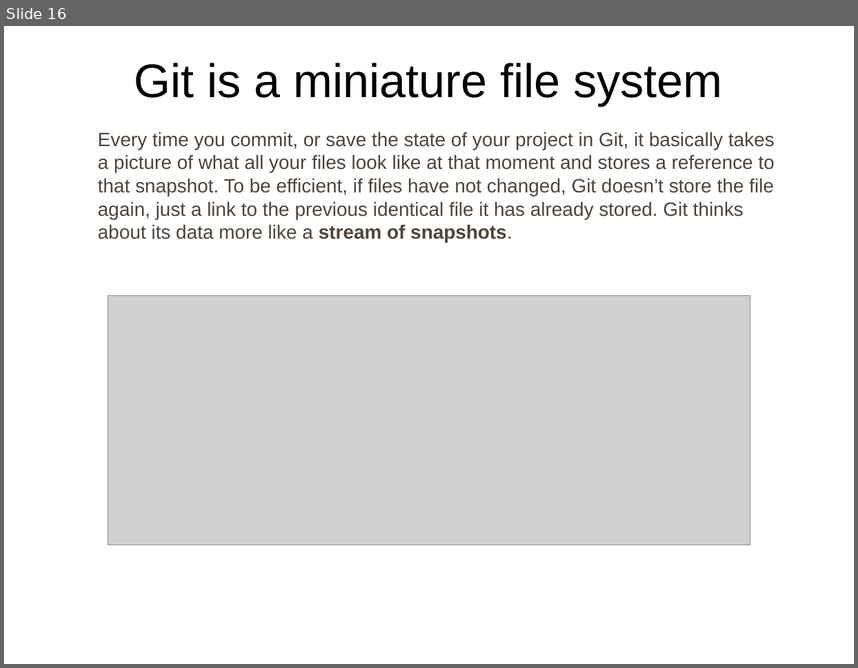
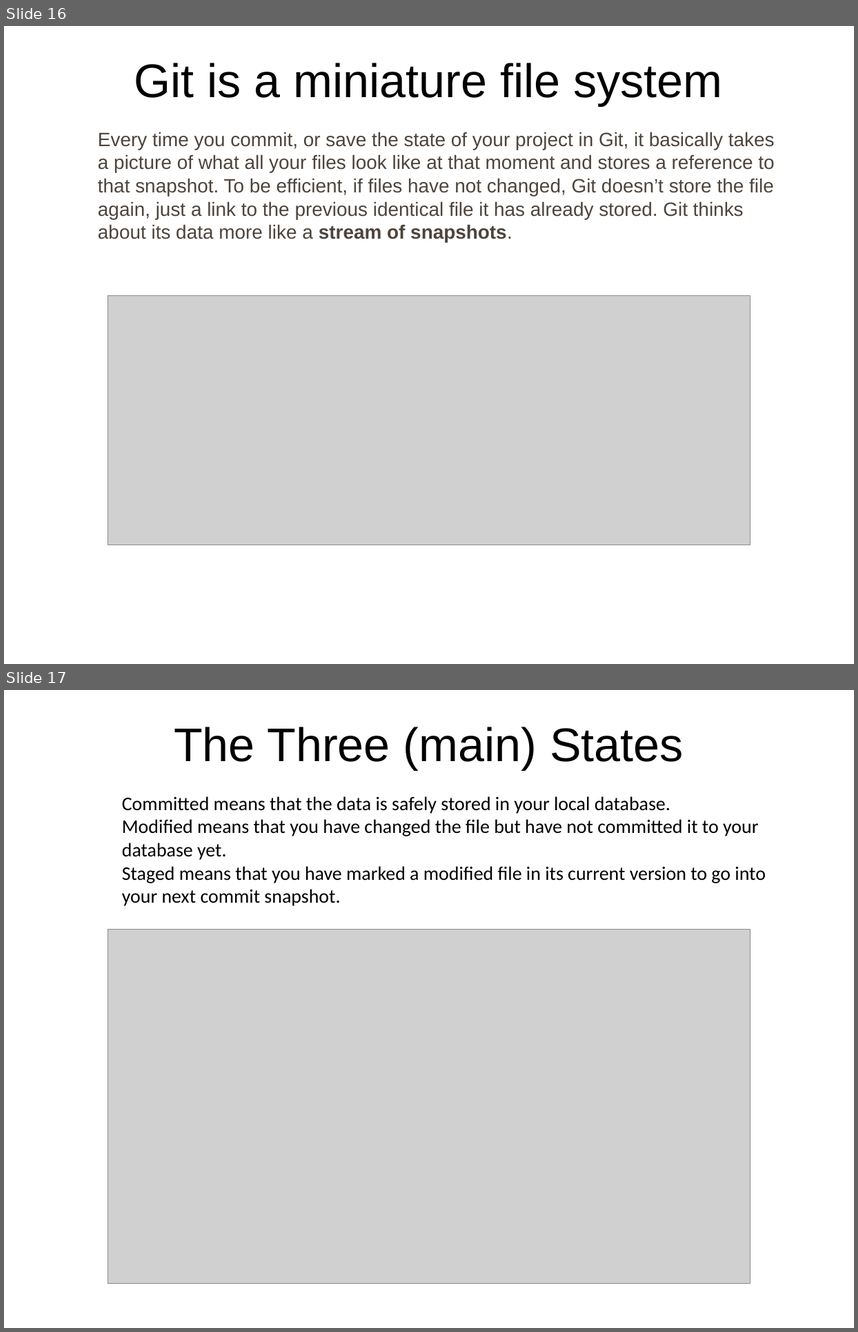
Before and after one commit to rosiv-git-trainings/docs, a slide deck: prezentacja.odp. Shown one above the other, each under a label of ours: slide 16 before the commit, slides 16 and 17 after it. The pictures are 858x668 and 858x1332 pixels, drawn with LibreOffice and Linux fonts; fonts in the diff are those of the drawing; grey boxes stand for pictures; background and template pictures are left out. Boxes give left, top, right and bottom in pixels: in the first picture for what was removed or moved away, otherwise in the second. Text is boxed around its words. In the diff, an @@ line names an element or a change of style, - is before the commit and + after.

Commit message:
tmp

```diff
--- a/prezentacja.odp
+++ b/prezentacja.odp
@@ slide 17 added at <box>4,690,854,1328</box>, background picture (left out) @@
@@ title added at <box>174,727,683,770</box>, 44 pt, text #000000 @@
+The Three (main) States
@@ free added at <box>90,787,786,911</box>, 18 pt, text #000000 @@
+– Committed means that the data is safely stored in your local database.
+– Modified means that you have changed the file but have not committed it to your database yet.
+– Staged means that you have marked a modified file in its current version to go into your next commit snapshot.
@@ picture added at <box>107,929,750,1283</box> @@
```
Also in this commit, not shown: 2 other slides added.
